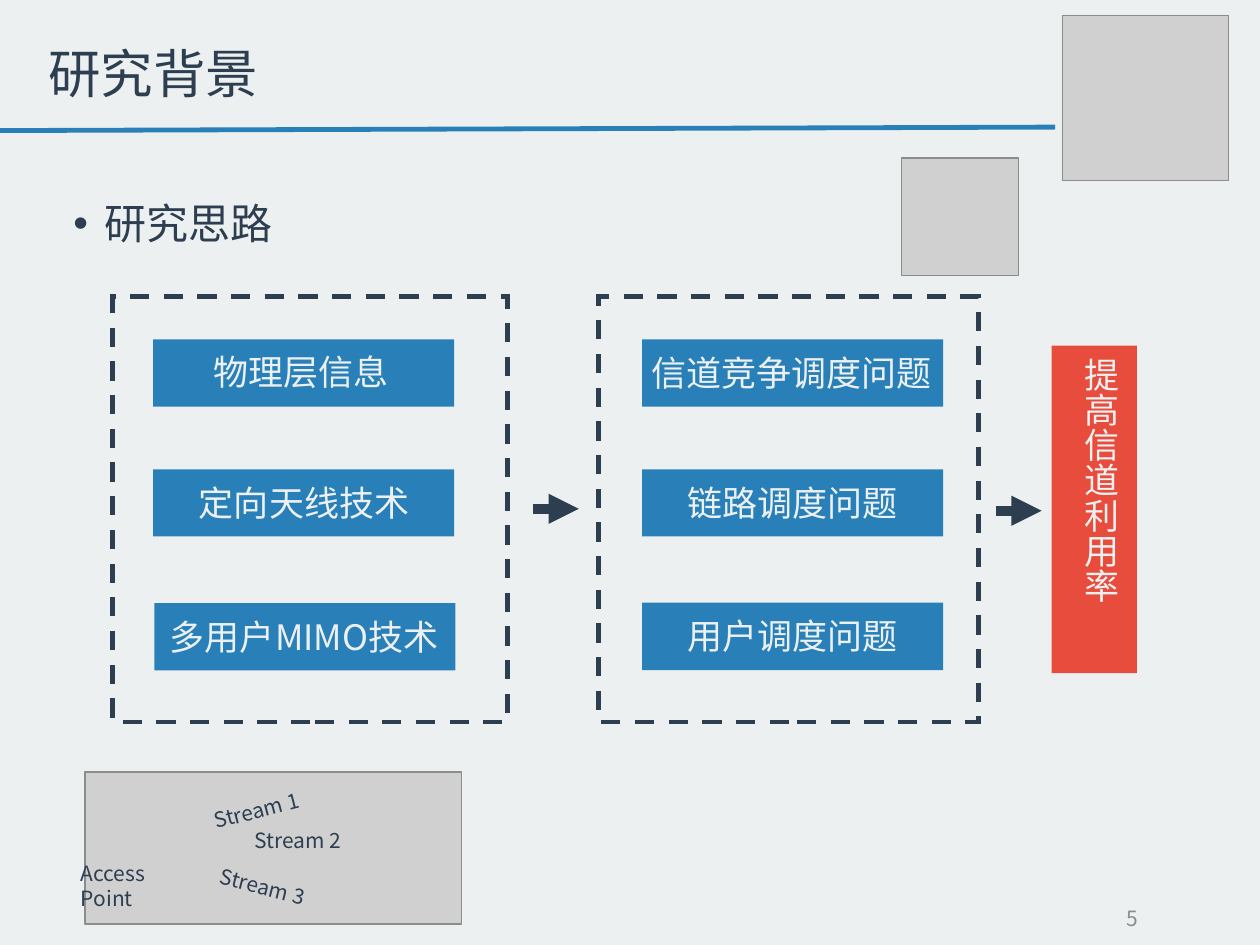
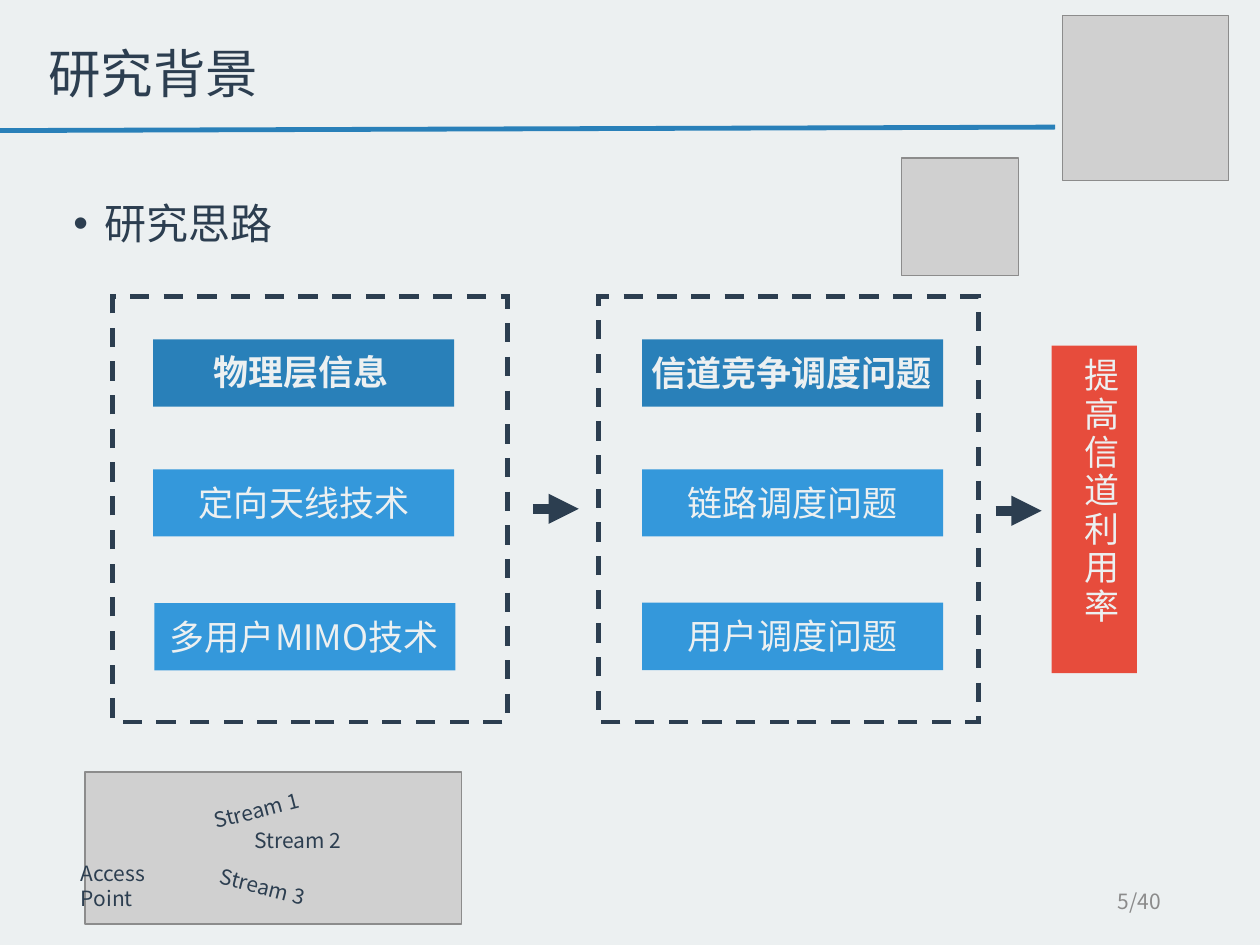
Before and after one commit to tangzhaoshu/playground, a slide deck: slide 5 of ResearchWork/毕业答辩--唐兆树.pptx. Drawn at 1260x945 pixels with LibreOffice and Linux fonts; fonts in the diff are those of the drawing; grey boxes stand for pictures. Boxes give left, top, right and bottom in pixels: in the first picture for what was removed or moved away, otherwise in the second. Text is boxed around its words. In the diff, an @@ line names an element or a change of style, - is before the commit and + after.

```diff
--- a/ResearchWork/毕业答辩--唐兆树.pptx
+++ b/ResearchWork/毕业答辩--唐兆树.pptx
@@ text "物理层信息" at bbox=[214, 355, 389, 389]: bold on @@
@@ text "信道竞争调度问题" at bbox=[651, 356, 931, 390]: bold on @@
@@ text "提高信道利用率" at bbox=[1085, 358, 1120, 622]: letter spacing 0 to 1.9 pt @@
@@ fill #2980B9 to #3498DB in 4 elements at bbox=[643, 602, 944, 670], bbox=[155, 604, 456, 670], bbox=[643, 470, 944, 537], bbox=[154, 470, 455, 537] @@
@@ text at bbox=[1118, 892, 1161, 913]: text changed @@
-5
+5/40
```
Also in this commit, not shown: 23 other slides changed, 1 slide added, 18 other files.
